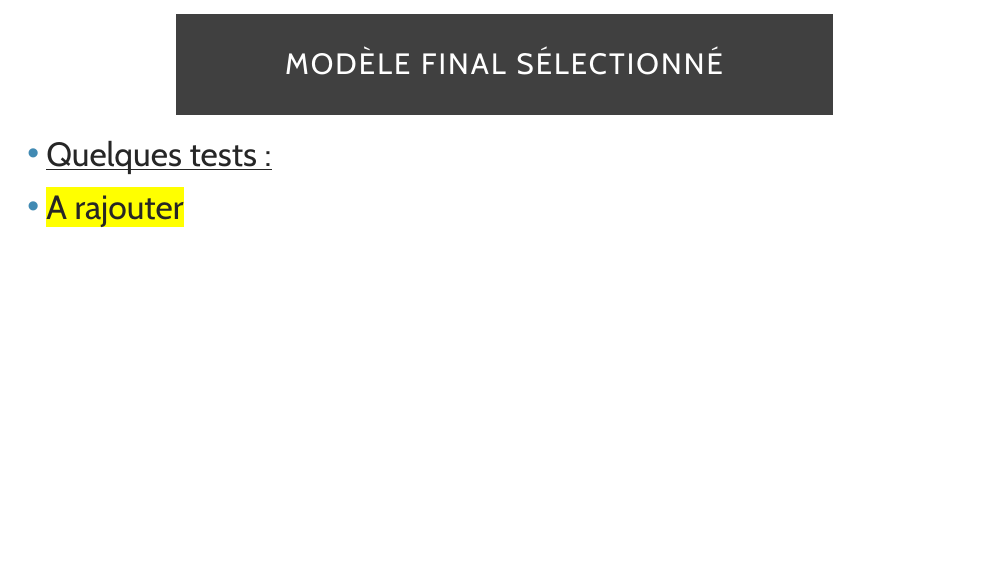
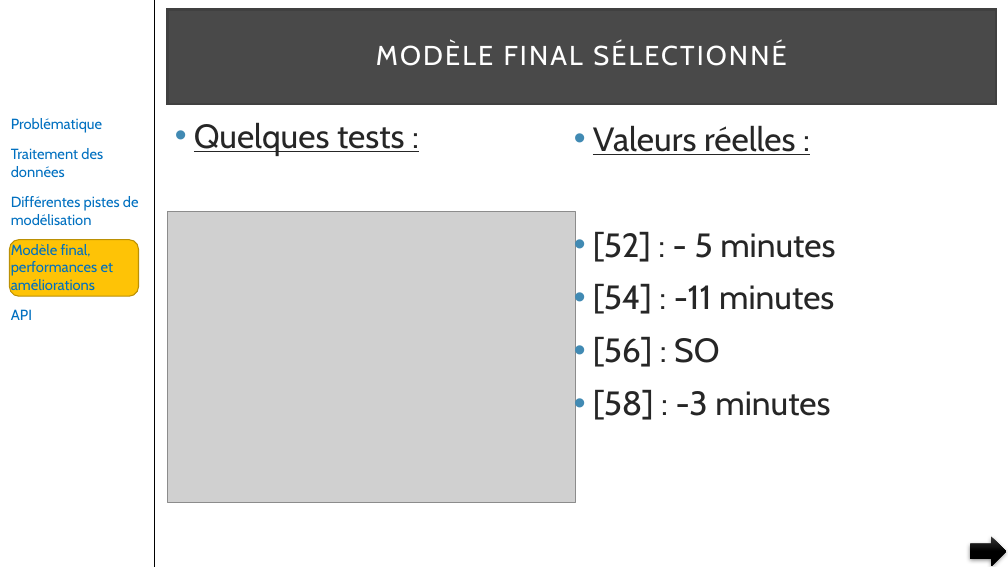
Before and after one commit to pfroide/python, a slide deck: slide 37 of Projet_4/p4.pptx (slide 35 before the commit). Drawn at 1008x567 pixels with LibreOffice and Linux fonts; fonts in the diff are those of the drawing; grey boxes stand for pictures. Boxes give left, top, right and bottom in pixels: in the first picture for what was removed or moved away, otherwise in the second. Text is boxed around its words. In the diff, an @@ line names an element or a change of style, - is before the commit and + after.

Commit message:
Version finale

```diff
--- a/Projet_4/p4.pptx
+++ b/Projet_4/p4.pptx
@@ line added from (154, 0) to (154, 567), #000000 1 pt @@
@@ title "MODÈLE FINAL SÉLECTIONNÉ": place and size @@
-title "MODÈLE FINAL SÉLECTIONNÉ" at [177,16,832,114]
+title "MODÈLE FINAL SÉLECTIONNÉ" at [167,10,996,104]
@@ title "MODÈLE FINAL SÉLECTIONNÉ" at [167,10,996,104]: size 28 to 26 pt; fill #000000 at 75% opacity to #0D0D0D at 75% opacity @@
@@ text added at [11,118,139,320], 14 pt, text #0070C0 @@
+Problématique
+Traitement des données
+Différentes pistes de modélisation
+Modèle final, performances et améliorations
+API
@@ text "Quelques tests :": place and size @@
-text "Quelques tests :" at [46,140,258,227]
+text "Quelques tests :" at [194,122,405,156]
@@ text added at [593,125,835,420], 32 pt, text #262626 @@
+• Valeurs réelles :
+• [52] : - 5 minutes
+• [54] : -11 minutes
+• [56] : SO
+• [58] : -3 minutes
@@ text at [46,195,184,227]: paragraph removed @@
-• A rajouter
@@ picture added at [167,212,575,503] @@
@@ rounded rectangle added at [10,240,139,296], fill #FEC306, outline #BC9004 1 pt @@
@@ right arrow added at [971,537,1006,566], fill gradient #393939 to #000000 @@
```
Also in this commit, not shown: 27 other slides changed, 10 slides added, 6 slides removed.
